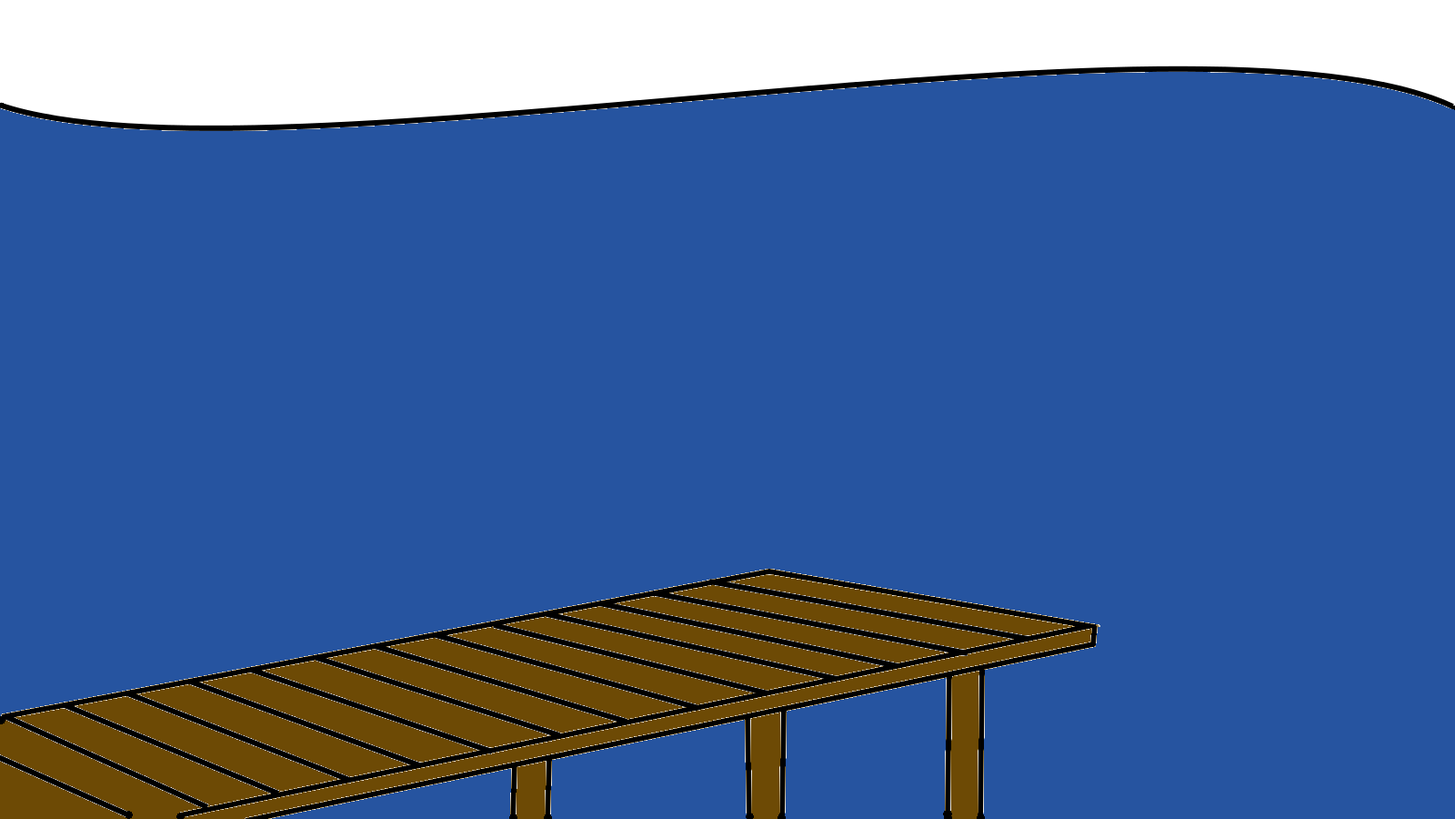
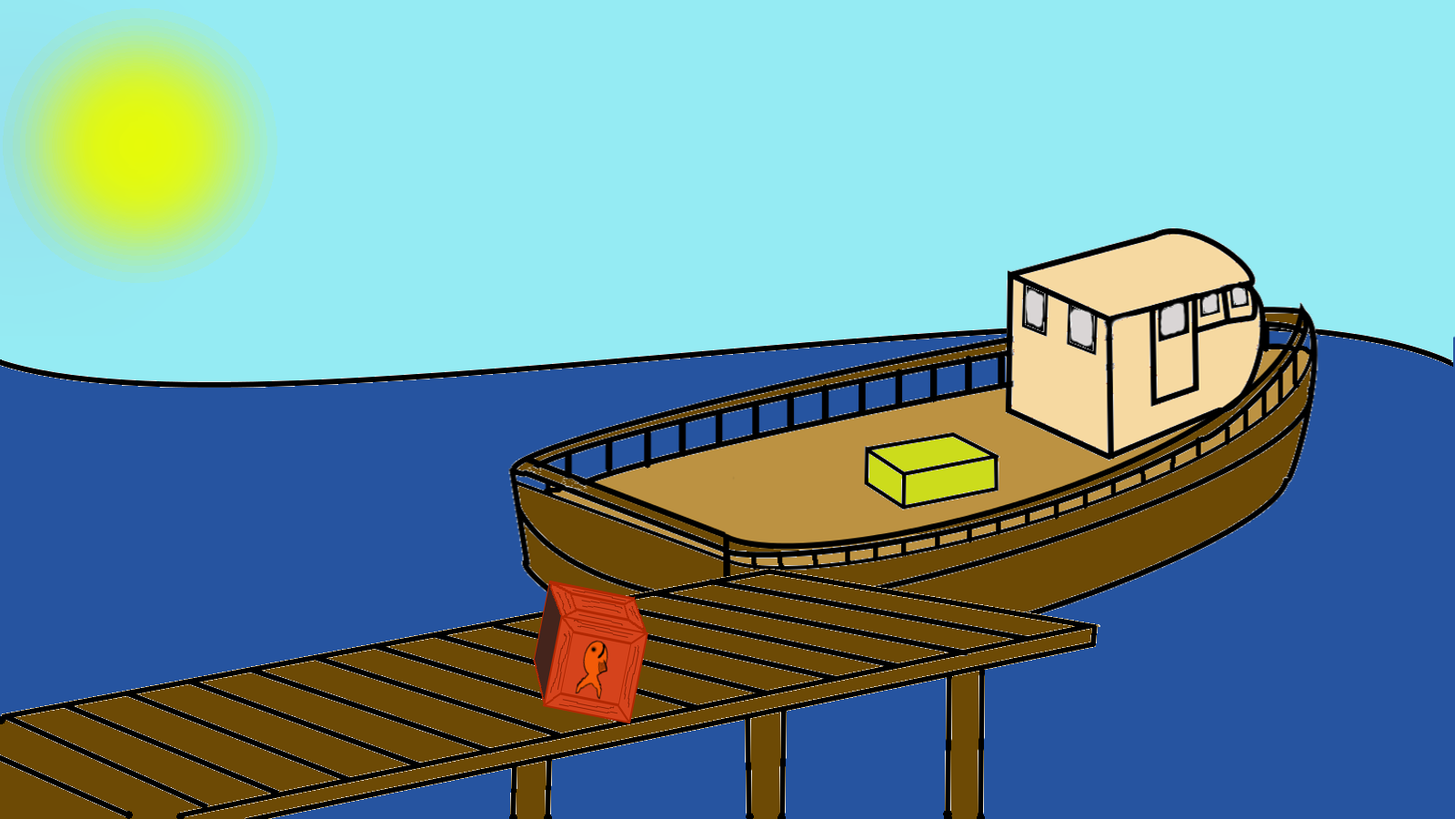
Layered file, before and after one edit (1455×819). Changes by layer:
removed layer "Pasted Layer" over left=0, top=0, right=1455, bottom=725
added layer "Background #1" above "Layer" over left=532, top=578, right=649, bottom=725
added layer "Layer" above "Dropped Buffer" over left=523, top=568, right=1101, bottom=725
added layer "Dropped Buffer" above "sun.png" over left=508, top=226, right=1320, bottom=664
added layer "sun.png" above "Background" over left=0, top=0, right=278, bottom=336
painted on "Background" over left=0, top=0, right=1455, bottom=725
